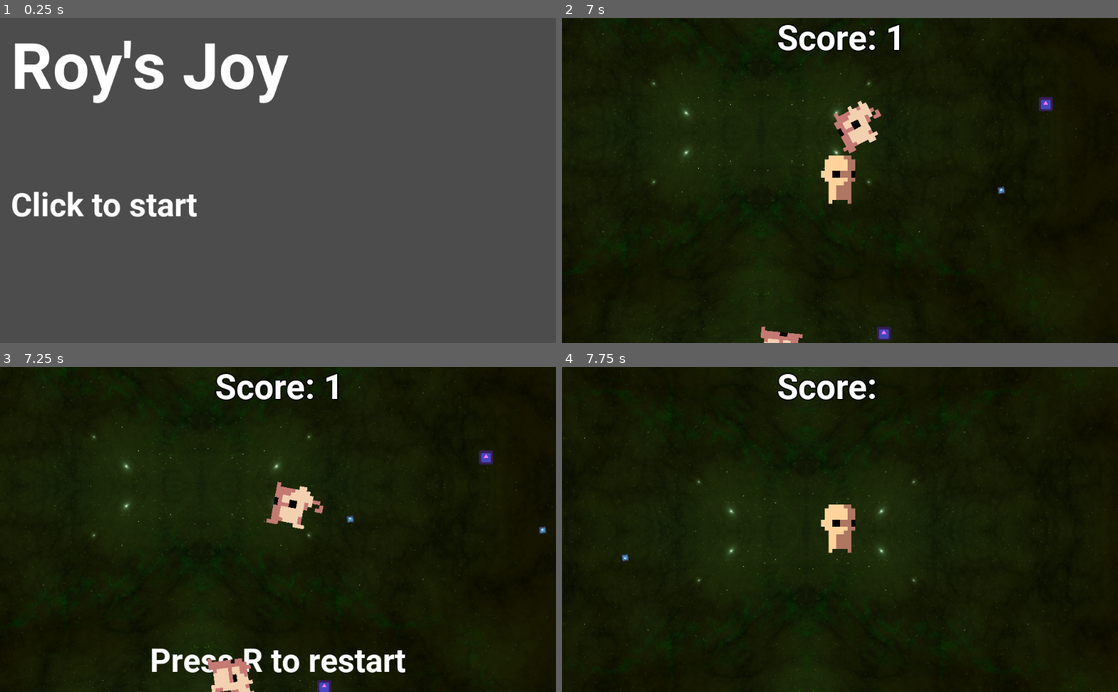
Above: before the commit, frames 1-4 (two rows, left to right).
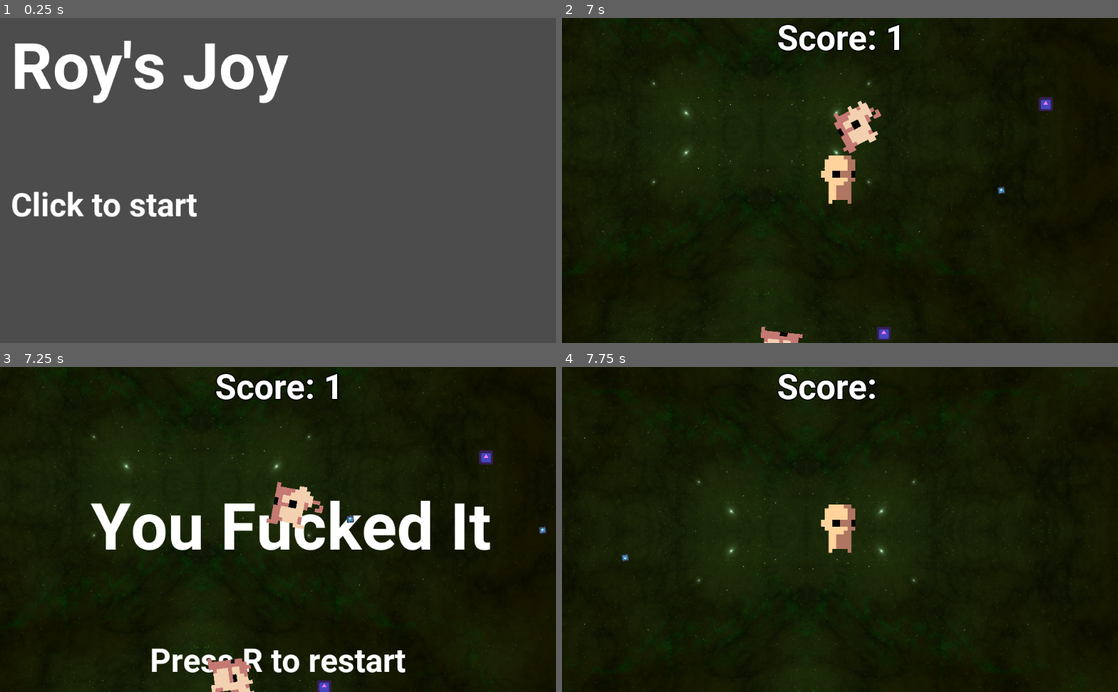
Above: after the commit, the same moments.

Repository: Jibby-Games/JibbyJam0
Game: Godot game, scene res://LaunchScreen.tscn
Two runs of this game, one before a commit and one after it. Both use one fixed random seed, a clock stepped at 60 frames per second and the inputs below. The engine's default icon, where the game draws it, is replaced by a stand-in: a white triangle on a blue panel in a dark square.
Inputs (mouse positions are in pixels of both pictures, inside the frame that each line leads up to):
- Up to frame 1 (0.25 s): no input
- Up to frame 2 (7 s): tap Enter at 0.5 s; move the mouse to (962, 164) at 0.52 s; press the mouse at (962, 164) at 0.53 s; hold D (right) 0.53-1.28 s; move the mouse to (728, 196) at 1.27 s; release the mouse at (728, 196) at 1.28 s; hold S (down) 1.28-2.03 s; click (728, 196) at 1.35 s; move the mouse to (895, 109) at 2.02 s; press the mouse at (895, 109) at 2.03 s; hold D (right) 2.03-2.78 s; move the mouse to (812, 245) at 2.77 s; release the mouse at (812, 245) at 2.78 s; hold W (up) 2.78-3.53 s; click (812, 245) at 2.85 s; move the mouse to (1006, 229) at 3.52 s; press the mouse at (1006, 229) at 3.53 s; hold A (left) 3.53-5.03 s; tap R (restart) at 4.15 s; move the mouse to (673, 131) at 4.27 s; release the mouse at (673, 131) at 4.28 s; click (673, 131) at 4.35 s; move the mouse to (867, 180) at 5.02 s; press the mouse at (867, 180) at 5.03 s; hold S (down) 5.03-5.78 s; move the mouse to (756, 99) at 5.77 s; release the mouse at (756, 99) at 5.78 s; hold D (right) 5.78-6.53 s; click (756, 99) at 5.85 s; move the mouse to (962, 164) at 6.52 s; press the mouse at (962, 164) at 6.53 s; hold W (up) from 6.53 s (still down)
- Up to frame 3 (7.25 s): keep holding W (up)
- Up to frame 4 (7.75 s): tap R (restart) at 7.25 s; move the mouse to (728, 545) at 7.27 s; release W (up) at 7.28 s; release the mouse at (728, 545) at 7.28 s; hold D (right) from 7.28 s (still down); click (728, 545) at 7.35 s

Frames 1-2 are identical in both runs. In frame 3, 4.4% of the frame differs, in the area x 16-89%, y 41-57%; in frame 4, nothing differs.

Commit message:
Label Fix

Diff:
--- a/level.tscn
+++ b/level.tscn
@@ -12,13 +12,7 @@
 
 [sub_resource type="DynamicFont" id=2]
 size = 120
-
-[sub_resource type="DynamicFontData" id=5]
-font_path = "res://fonts/Roboto-Bold.ttf"
-
-[sub_resource type="DynamicFont" id=2]
-size = 120
-font_data = SubResource( 5 )
+font_data = ExtResource( 8 )
 
 [sub_resource type="DynamicFontData" id=3]
 font_path = "res://fonts/Roboto-Bold.ttf"
@@ -33,46 +27,6 @@
 outline_color = Color( 0, 0, 0, 1 )
 use_filter = true
 font_data = ExtResource( 8 )
-
-[sub_resource type="Shader" id=3]
-code = "// HSV to RBG from https://www.rapidtables.com/convert/color/hsv-to-rgb.html
-// Rotation matrix from https://en.wikipedia.org/wiki/Rotation_matrix
-
-shader_type canvas_item;
-
-const float PI = 3.1415926535;
-
-uniform float strength: hint_range(0., 1.) = 0.5;
-uniform float speed: hint_range(0., 10.) = 0.5;
-uniform float angle: hint_range(0., 360.) = 0.;
-
-void fragment() {
-	float hue = UV.x * cos(radians(angle)) - UV.y * sin(radians(angle));
-	hue = fract(hue + fract(TIME  * speed));
-	float x = 1. - abs(mod(hue / (1./ 6.), 2.) - 1.);
-	vec3 rainbow;
-	if(hue < 1./6.){
-		rainbow = vec3(1., x, 0.);
-	} else if (hue < 1./3.) {
-		rainbow = vec3(x, 1., 0);
-	} else if (hue < 0.5) {
-		rainbow = vec3(0, 1., x);
-	} else if (hue < 2./3.) {
-		rainbow = vec3(0., x, 1.);
-	} else if (hue < 5./6.) {
-		rainbow = vec3(x, 0., 1.);
-	} else {
-		rainbow = vec3(1., 0., x);
-	}
-	vec4 color = texture(TEXTURE, UV);
-	COLOR = mix(color, vec4(rainbow, color.a), strength);
-}"
-
-[sub_resource type="ShaderMaterial" id=4]
-shader = SubResource( 3 )
-shader_param/strength = 0.183
-shader_param/speed = 0.302
-shader_param/angle = 0.0
 
 [node name="level" type="Node2D"]
 script = ExtResource( 5 )
@@ -134,7 +88,6 @@
 motion_mirroring = Vector2( 2048, 2048 )
 
 [node name="Background" type="Sprite" parent="ParallaxBackground/ParallaxLayer"]
-material = SubResource( 4 )
 texture = ExtResource( 9 )
 region_enabled = true
 region_rect = Rect2( 0, 0, 4096, 4096 )
